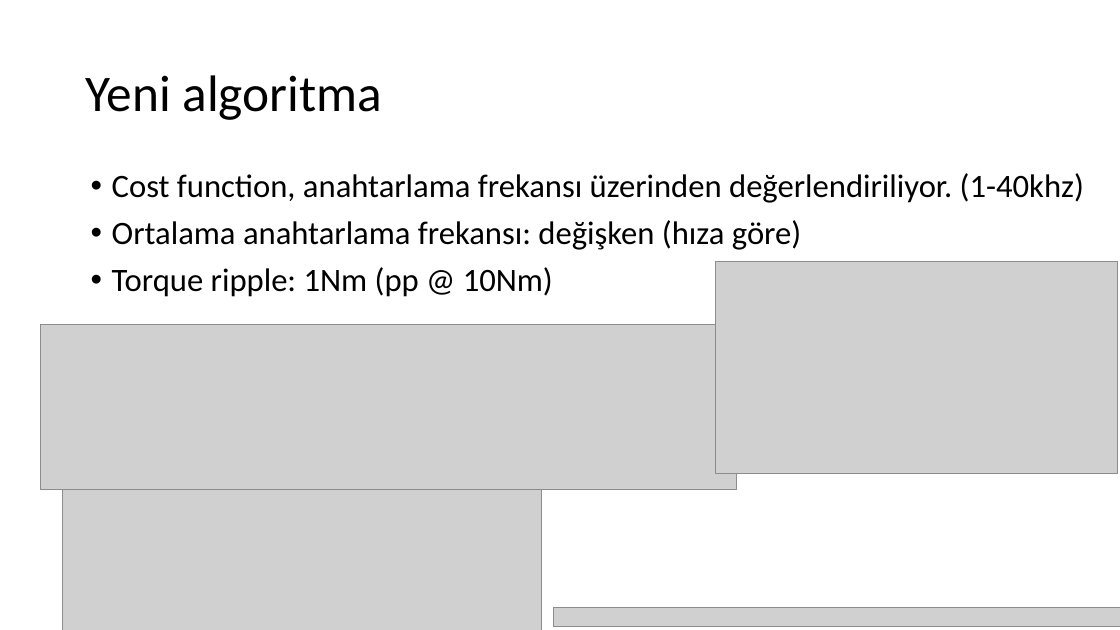
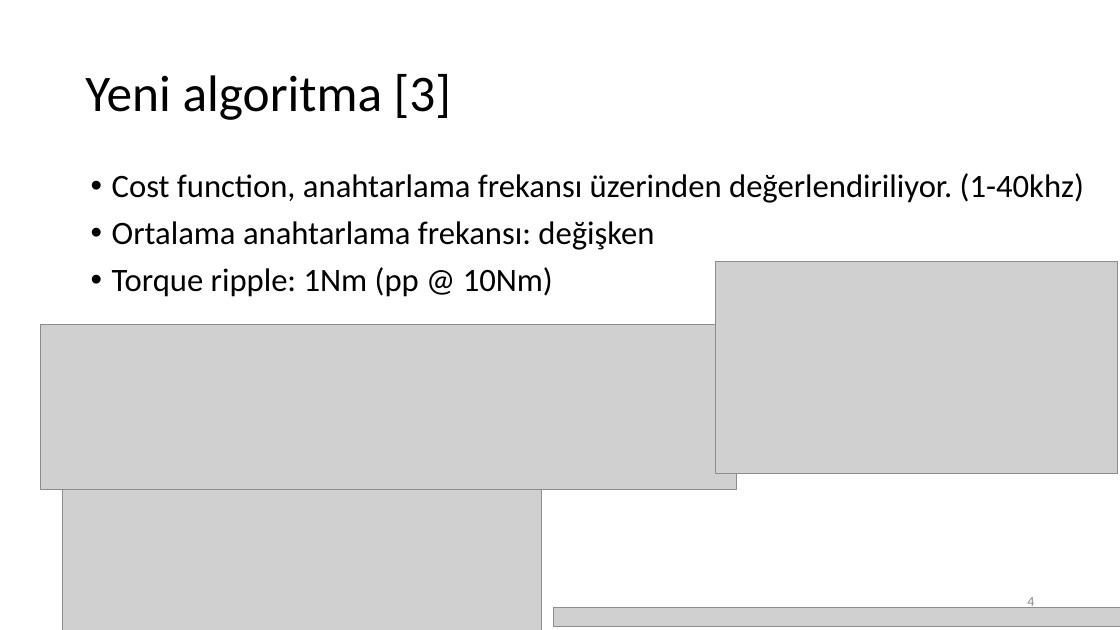
Before and after one commit to hakansrc/fault_tolerant_drives, a slide deck: slide 4 of Simulation/MPC/Sunumlar/MPC_sunum_week35.pptx (slide 3 before the commit). Drawn at 1120x630 pixels with LibreOffice and Linux fonts; fonts in the diff are those of the drawing; grey boxes stand for pictures. Boxes give left, top, right and bottom in pixels: in the first picture for what was removed or moved away, otherwise in the second. Text is boxed around its words. In the diff, an @@ line names an element or a change of style, - is before the commit and + after.

```diff
--- a/Simulation/MPC/Sunumlar/MPC_sunum_week35.pptx
+++ b/Simulation/MPC/Sunumlar/MPC_sunum_week35.pptx
@@ title at <box>85,74,451,120</box>: text changed @@
-Yeni algoritma
+Yeni algoritma [3]
@@ text at <box>112,221,654,250</box>: text changed @@
-• Ortalama anahtarlama frekansı: değişken (hıza göre)
+• Ortalama anahtarlama frekansı: değişken
@@ page number added at <box>1027,597,1034,608</box>, 12 pt, text #8C8C8C @@
+4
```
Also in this commit, not shown: 2 other slides changed, 15 slides added, 2 slides removed, 9 other files.
